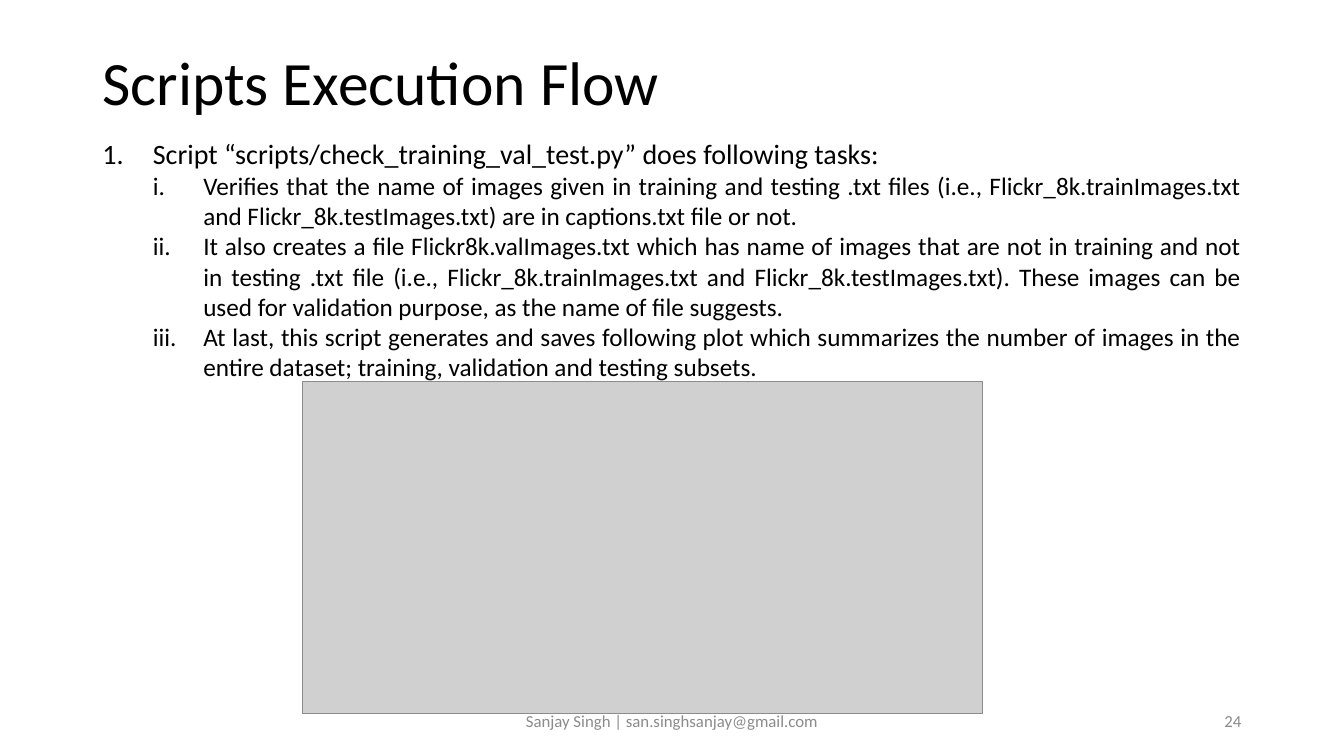
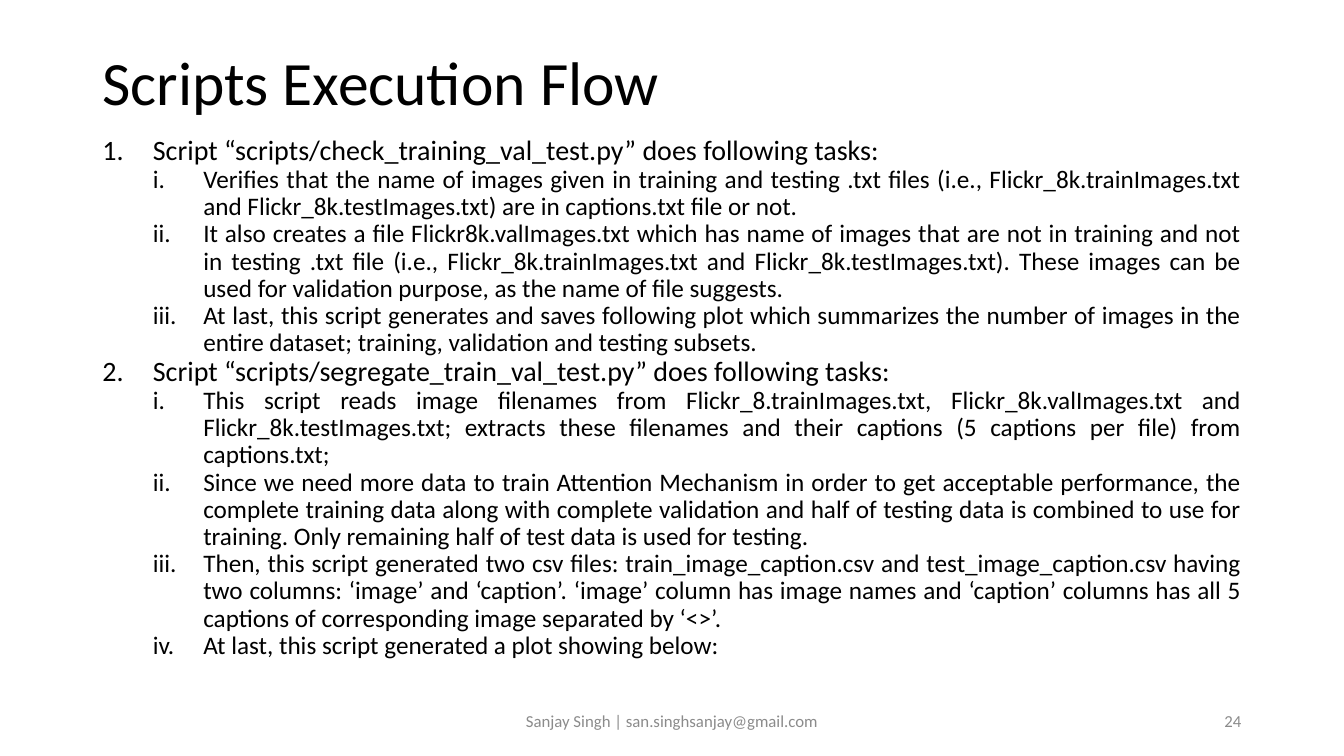
Before and after one commit to sansinghsanjay/Flickr8k_ImageCaptioning_AttentionMechanism, a slide deck: slide 24 of readme.pptx. Drawn at 1344x756 pixels with LibreOffice and Linux fonts; fonts in the diff are those of the drawing; grey boxes stand for pictures. Boxes give left, top, right and bottom in pixels: in the first picture for what was removed or moved away, otherwise in the second. Text is boxed around its words. In the diff, an @@ line names an element or a change of style, - is before the commit and + after.

```diff
--- a/readme.pptx
+++ b/readme.pptx
@@ text at (153, 140, 1240, 356): line spacing 1 to 0.9 @@
@@ text at (153, 361, 1241, 659): paragraphs added @@
+2. Script “scripts/segregate_train_val_test.py” does following tasks:
+  i. This script reads image filenames from Flickr_8.trainImages.txt, Flickr_8k.valImages.txt and Flickr_8k.testImages.txt; extracts these filenames and their captions (5 captions per file) from captions.txt;
+  ii. Since we need more data to train Attention Mechanism in order to get acceptable performance, the complete training data along with complete validation and half of testing data is combined to use for training. Only remaining half of test data is used for testing.
+  iii. Then, this script generated two csv files: train_image_caption.csv and test_image_caption.csv having two columns: ‘image’ and ‘caption’. ‘image’ column has image names and ‘caption’ columns has all 5 captions of corresponding image separated by ‘<>’.
+  iv. At last, this script generated a plot showing below:
@@ picture removed at (302, 381, 983, 714) @@
```
Also in this commit, not shown: 8 other slides changed, 7 other files.
